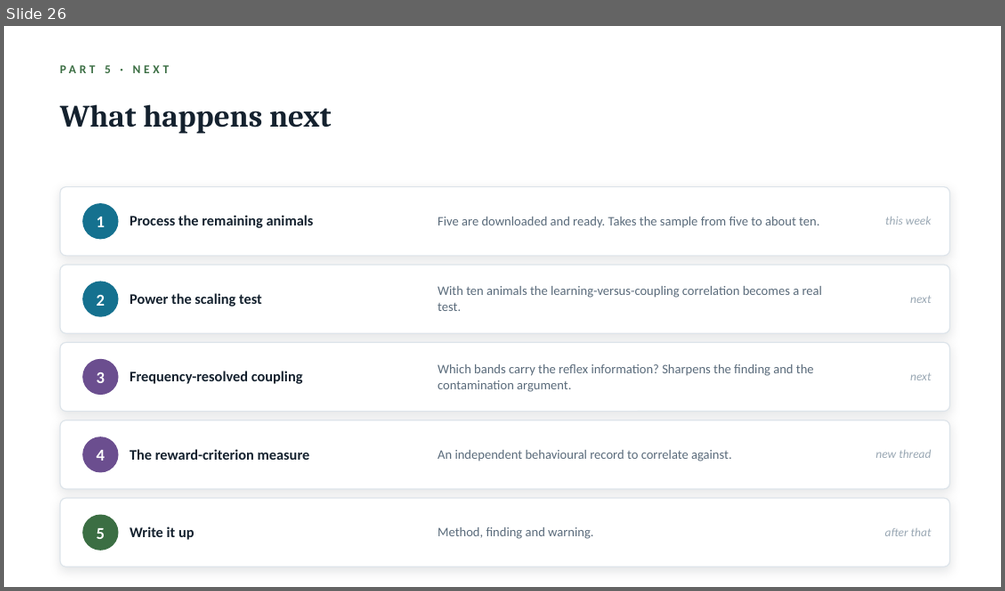
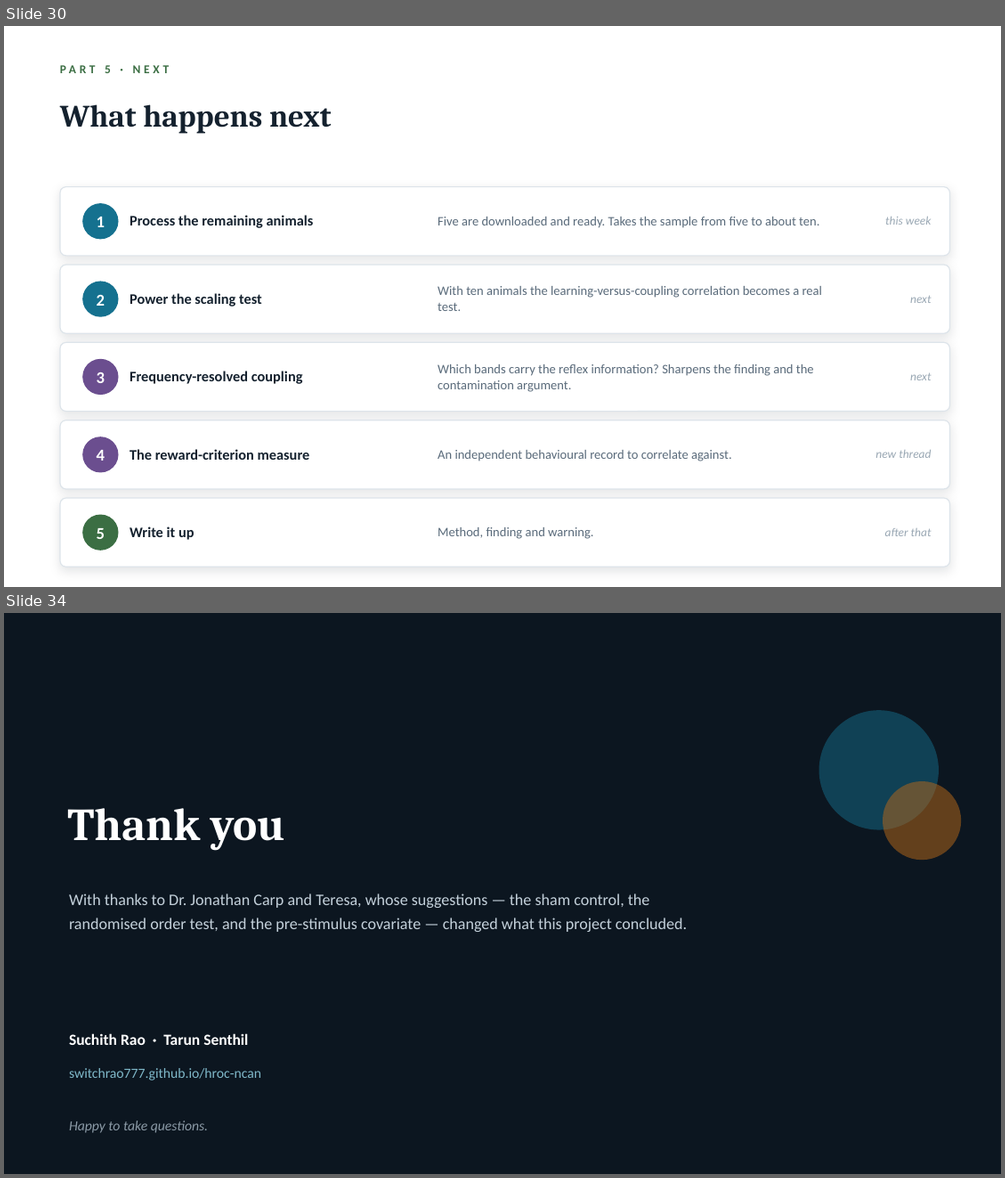
Before and after one commit to switchrao777/hroc-ncan, a slide deck: slides/HROC_Team_Presentation.pptx. Shown one above the other, each under a label of ours: slide 26 before the commit, slides 30 and 34 after it; the slides between them are not shown. The pictures are 1005x591 and 1005x1178 pixels, drawn with LibreOffice and Linux fonts; fonts in the diff are those of the drawing. Boxes give left, top, right and bottom in pixels: in the first picture for what was removed or moved away, otherwise in the second. Text is boxed around its words. In the diff, an @@ line names an element or a change of style, - is before the commit and + after.

Commit message:
Rework the group talk as a finished presentation
Ends on conclusions rather than by putting questions to the audience: a summary
of what can be claimed, a separate slide on what remains unsettled, a resources
slide with the project page and repository, and a closing acknowledgement.

Adds four data-driven visuals: the archive decoded correctly and incorrectly
side by side from the same 8,000 trials, the animal roster with trial counts and
outcomes, a three-panel summary of behaviour, prediction score and windows
beating their shuffle, and a project timeline.

```diff
--- a/slides/HROC_Team_Presentation.pptx
+++ b/slides/HROC_Team_Presentation.pptx
@@ slide 34 added at (4, 613, 1001, 1174), background #0C1620 @@
@@ ellipse added at (819, 710, 938, 830), fill #15718F at 48% opacity @@
@@ ellipse added at (882, 781, 961, 860), fill #B4671A at 52% opacity @@
@@ text added at (67, 808, 285, 851), 44 pt, text #FFFFFF, bold @@
+Thank you
@@ text added at (69, 893, 687, 932), 15.5 pt, text #C3D0DA @@
+With thanks to Dr. Jonathan Carp and Teresa, whose suggestions — the sham control, the
+randomised order test, and the pre-stimulus covariate — changed what this project concluded.
@@ text added at (69, 1033, 248, 1045), 15 pt, text #FFFFFF, bold @@
+Suchith Rao · Tarun Senthil
@@ text added at (69, 1068, 261, 1080), 13.5 pt, text #7FB8C9 @@
+switchrao777.github.io/hroc-ncan
@@ text added at (69, 1120, 208, 1133), 13.5 pt, text #8B9AA6, italic @@
+Happy to take questions.
@@ what was slide 26 is now slide 30 @@
```
Also in this commit, not shown: 7 other slides added, 1 slide removed, 5 other files.
